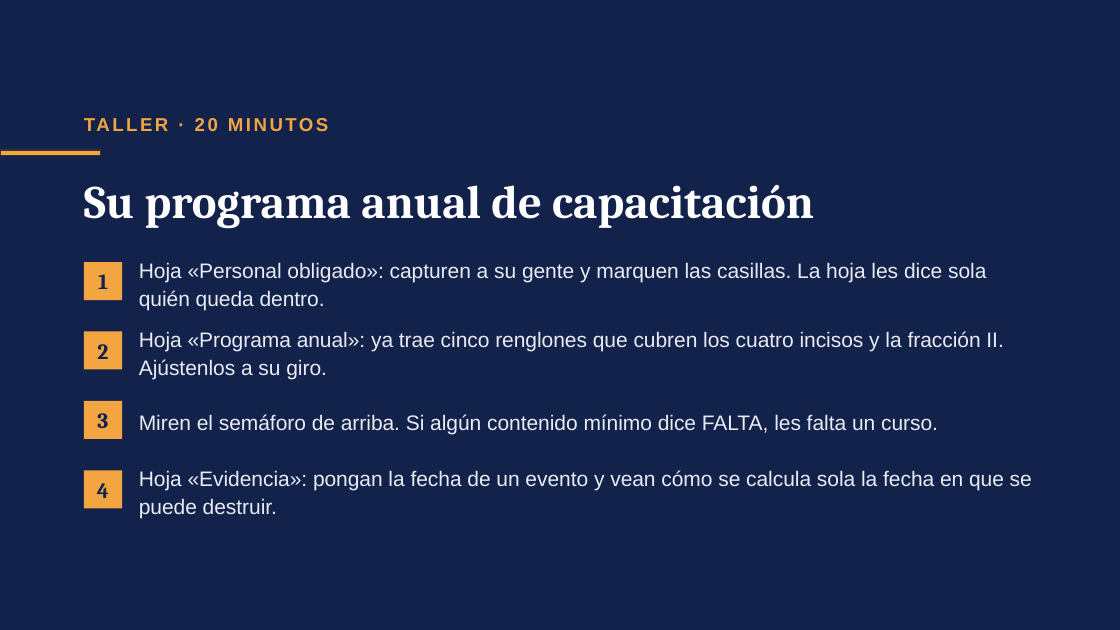
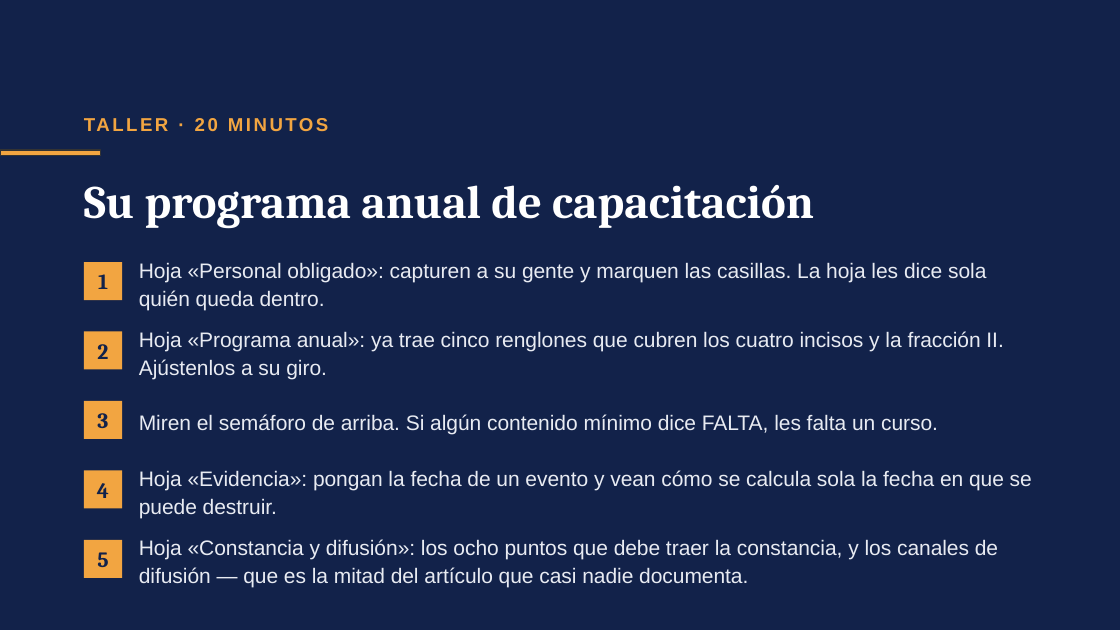
Before and after one commit to maribelvazquez/S01-TAV-IDENTIFICACION, a slide deck: slide 26 of s03/descargables/S03_ALU_01_Presentacion.pptx. Drawn at 1120x630 pixels with LibreOffice and Linux fonts; fonts in the diff are those of the drawing. Boxes give left, top, right and bottom in pixels: in the first picture for what was removed or moved away, otherwise in the second. Text is boxed around its words. In the diff, an @@ line names an element or a change of style, - is before the commit and + after.

```diff
--- a/s03/descargables/S03_ALU_01_Presentacion.pptx
+++ b/s03/descargables/S03_ALU_01_Presentacion.pptx
@@ text added at [139, 539, 998, 588], 13.5 pt, text #E8EBF2 @@
+Hoja «Constancia y difusión»: los ocho puntos que debe traer la constancia, y los canales de difusión — que es la mitad del artículo que casi nadie documenta.
@@ rectangle added at [84, 540, 122, 578], fill #F2A541, 14 pt, text #12224A, bold @@
+5
```
Also in this commit, not shown: 4 other slides changed, 15 other files.
